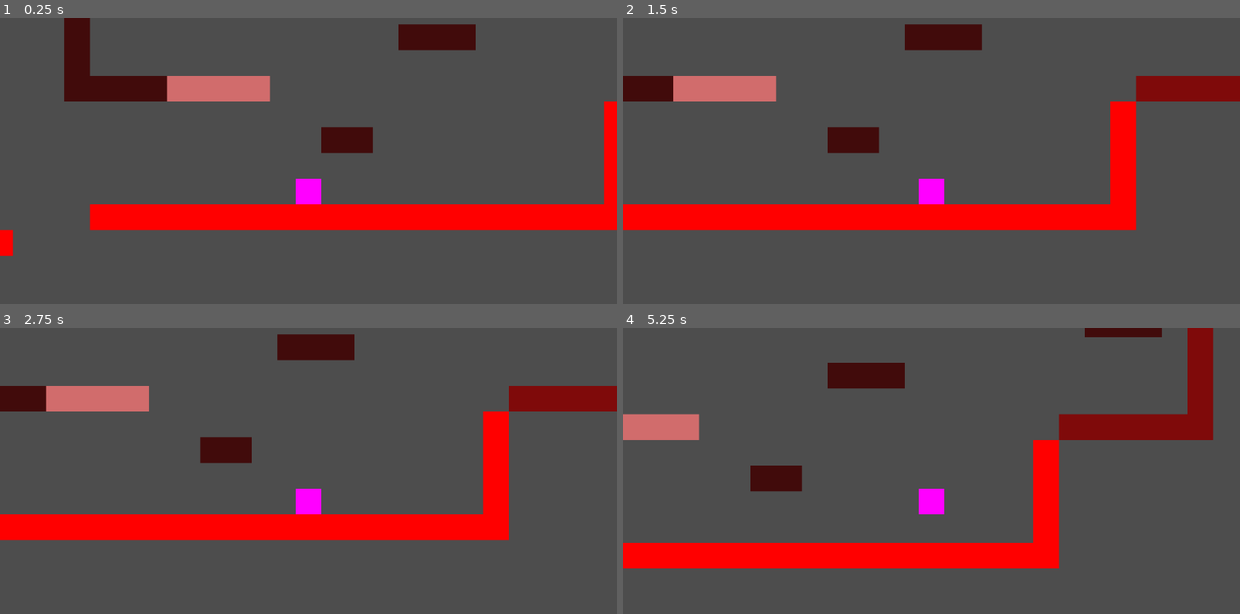
Above: before the commit, frames 1-4 (two rows, left to right).
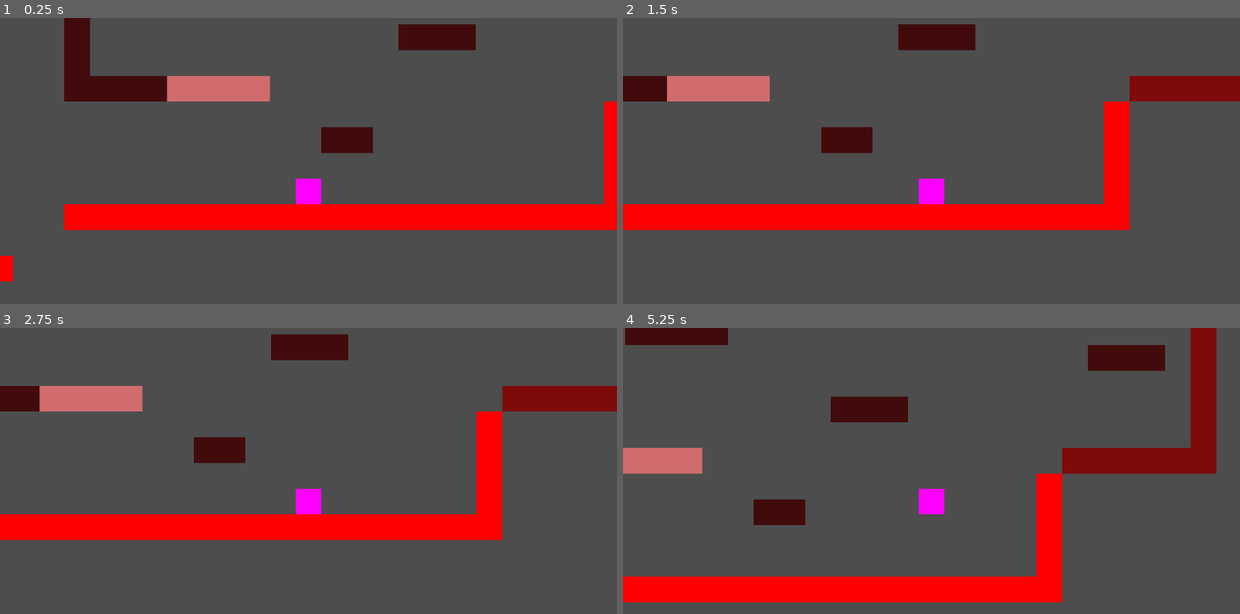
Above: after the commit, the same moments.

Repository: SupermanBritt/OperationNUTS
Game: Godot game, scene res://Scenes/testing.tscn
The game is run twice, just before and just after one commit, with the same random seed, the same clock (stepped at 60 frames per second) and the same inputs.
Inputs:
- Up to frame 1 (0.25 s): no input
- Up to frame 2 (1.5 s): tap Enter (ui_accept) at 0.5 s; hold Enter (ui_accept) 0.53-1.28 s; hold Right (move_right) from 0.53 s (still down); tap Space (jump, bound only after the commit) at 0.77, 0.8, 1.07, 1.35 s
- Up to frame 3 (2.75 s): tap Space (jump, bound only after the commit) at 1.52, 1.82, 2.3 s; tap Enter (ui_accept) at 1.55 s; release Right (move_right) at 2.03 s; hold Left (move_left) from 2.03 s (still down); hold Enter (ui_accept) from 2.03 s (still down)
- Up to frame 4 (5.25 s): release Left (move_left) at 2.78 s; release Enter (ui_accept) at 2.78 s; hold Right (move_right) 2.78-4.28 s; tap Enter (ui_accept) at 2.85, 4.35 s; tap Space (jump, bound only after the commit) at 3.02, 3.32, 4.52, 4.82 s; hold Space (jump, bound only after the commit) 3.53-4.28 s; hold Left (move_left) 4.28-5.03 s; hold Right (move_right) from 5.03 s (still down); hold Enter (ui_accept) from 5.03 s (still down)

The runs differ from the first frame. In frame 1, 0.8% of the frame differs, in the area x 0-15%, y 65-93%; in frame 2, 1.6%; in frame 3, 1.6%; in frame 4, 27%, in the area x 0-97%, y 0-96%.

Commit message:
Added gliding
Hold spcae to gldie in air

Diff:
--- a/Scenes/testing.tscn
+++ b/Scenes/testing.tscn
@@ -37,4 +37,4 @@
 tile_set = SubResource("TileSet_aa4oc")
 format = 2
 layer_0/name = "FloorAndWalls"
-layer_0/tile_data = PackedInt32Array(131067, 1, 0, 131068, 1 …(2342 unchanged characters)… 512, 1, 0, 458736, 1, 0, 458737, 1, 0, 196595, 1, 0, 196596, 1, 0, 131065, 1, 0, 131064, 1, 0)
+layer_0/tile_data = PackedInt32Array(131067, 1, 0, 131068, 1 …(2342 unchanged characters)… 512, 1, 0, 458736, 1, 0, 458737, 1, 0, 131065, 1, 0, 131064, 1, 0, 262131, 1, 0, 262132, 1, 0, 131063, 1, 0)
--- a/Sprites/Squirrel.gd
+++ b/Sprites/Squirrel.gd
@@ -1,12 +1,17 @@
 extends CharacterBody2D
 
 
-@export var speed : float = 3000.0
 @export var max_speed : float = 3000.0
-var jump_velocity: float = -6000.0
+@export var jump_velocity: float = -6000.0
 @export var gravity : float = 14000.0
 @export var friction : float = 200.0
 @export var acceleration : float = 500.0
+var let_go_off_jump : bool = false
+var isGliding : bool = false
+@export var jump_hold_mult : float = .55
+@export var gliding_mult_final : float = .1
+var gliding_mult : float = 1
+@export var max_gliding_speed : float = 4500.0
 
 # Get the gravity from the project settings to be synced with RigidBody nodes.
 #var gravity = ProjectSettings.get_setting("physics/2d/default_gravity")
@@ -15,15 +20,29 @@
 func _physics_process(delta):
 	# Add the gravity.
 	if not is_on_floor():
-		if Input.is_action_pressed("ui_accept") && velocity.y < 0:
-			velocity.y += gravity * delta * .55
+		if Input.is_action_pressed("jump") && velocity.y < -500 && let_go_off_jump == false:
+			velocity.y += gravity * delta * jump_hold_mult
 		else:
-			velocity.y += gravity * delta
+			velocity.y += gravity * delta * gliding_mult
+		if Input.is_action_just_pressed("jump"):
+			isGliding = true
+			gliding_mult = gliding_mult_final
+			velocity.y = 0
+			max_speed = max_gliding_speed
+		if Input.is_action_just_released("jump"):
+			isGliding = false
+			gliding_mult = 1
+			max_speed = 3000.0
 
+	if Input.is_action_just_released("jump"):
+		let_go_off_jump = true
 
-	# Handle Jump.
-	if Input.is_action_just_pressed("ui_accept") and is_on_floor():
-		velocity.y = jump_velocity
+	if is_on_floor():
+		isGliding = false
+		#Handle jump
+		if Input.is_action_just_pressed("jump"):
+			let_go_off_jump = false
+			velocity.y = jump_velocity
 
 	# Get the input direction and handle the movement/deceleration.
 	# As good practice, you should replace UI actions with custom gameplay actions.
@@ -32,8 +51,6 @@
 		velocity.x += direction_held * acceleration
 	else:
 		velocity.x = max_speed * direction_held
-#	else:
-#		velocity.x = move_toward(velocity.x, 0, speed)
 
 	# -1 moving left, 0 standing still, 1 moving right
 	var direction_moving = 0
@@ -44,7 +61,7 @@
 			velocity.x = 0
 		else:
 			velocity.x -= friction * direction_moving
-	print("x:", velocity.x, ", y:", velocity.y)
+	print("x:", velocity.x, ", y:", velocity.y, ", max_speed:", max_speed)
 
 
 
--- a/project.godot
+++ b/project.godot
@@ -42,3 +42,10 @@
 "events": [Object(InputEventKey,"resource_local_to_scene":false,"resource_name":"","device":-1,"window_id":0,"alt_press …(182 unchanged characters)…
 ]
 }
+jump={
+"deadzone": 0.5,
+"events": [Object(InputEventKey,"resource_local_to_scene":false,"resource_name":"","device":0,"window_id":0,"alt_pressed":false,"shift_pressed":false,"ctrl_pressed":false,"meta_pressed":false,"pressed":false,"keycode":0,"physical_keycode":32,"key_label":0,"unicode":0,"echo":false,"script":null)
+, Object(InputEventKey,"resource_local_to_scene":false,"resource_name":"","device":-1,"window_id":0,"alt_pressed":false,"shift_pressed":false,"ctrl_pressed":false,"meta_pressed":false,"pressed":false,"keycode":0,"physical_keycode":87,"key_label":0,"unicode":119,"echo":false,"script":null)
+, Object(InputEventKey,"resource_local_to_scene":false,"resource_name":"","device":-1,"window_id":0,"alt_pressed":false,"shift_pressed":false,"ctrl_pressed":false,"meta_pressed":false,"pressed":false,"keycode":0,"physical_keycode":4194320,"key_label":0,"unicode":0,"echo":false,"script":null)
+]
+}
Not shown, added: Sprites/SquE3F3.tmp
